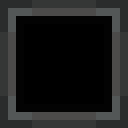
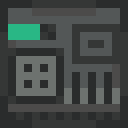
Comparing the layer stacks of the two (128, 128) images. Changes:
added layer "back" above "bottom.flat" over box(8, 16, 120, 120)
hid "front.overlay" over box(16, 16, 112, 112)
